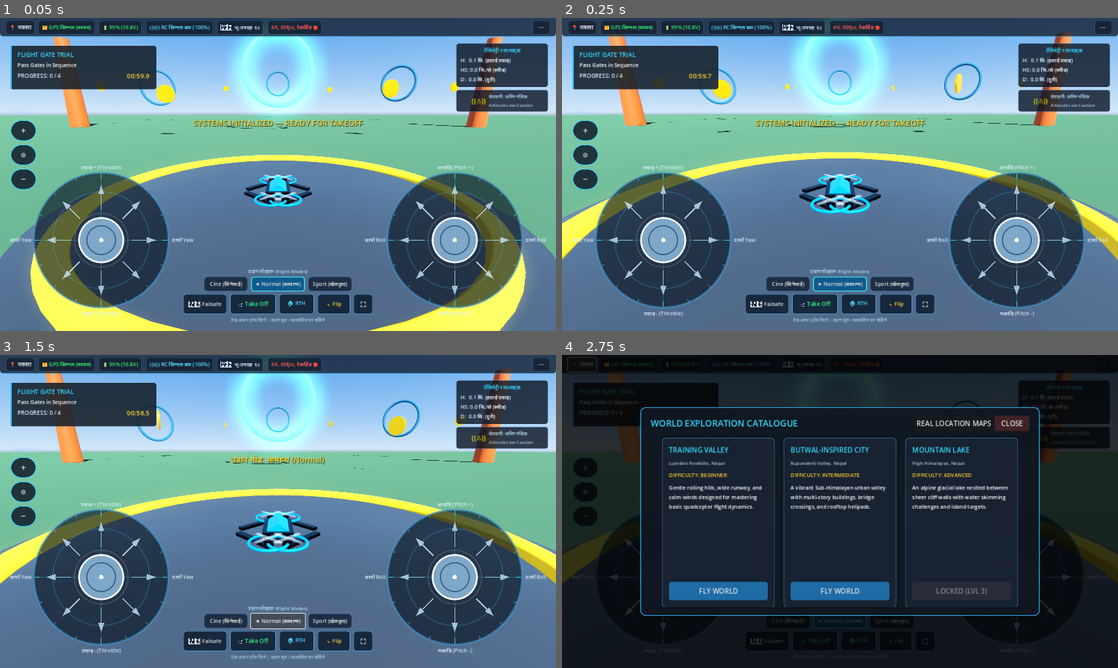
Above: before the commit, frames 1-4 (two rows, left to right).
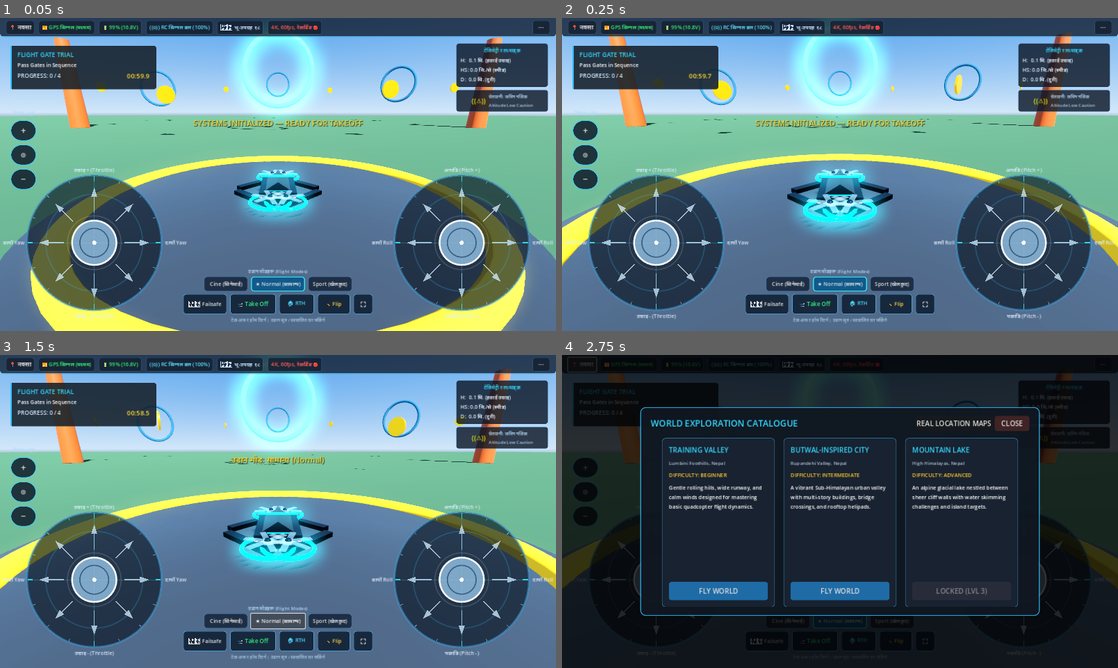
Above: after the commit, the same moments.

Repository: roadofriot/DroneGame
Game: Godot game, scene res://scenes/flight/FlightWorld.tscn
Two runs of this game, one before a commit and one after it. Both use one fixed random seed, a clock stepped at 60 frames per second and the inputs below.
Inputs:
- Up to frame 1 (0.05 s): no input
- Up to frame 2 (0.25 s): no input
- Up to frame 3 (1.5 s): click "★ Normal (सामान्य)" at 0.5 s; click "★ Normal (सामान्य)" at 1.25 s
- Up to frame 4 (2.75 s): click "📍 नक्सा" at 2 s

The runs differ from the first frame. In frame 1, 11% of the frame differs, in the area x 0-100%, y 5-100%; in frame 2, 12%, in the area x 0-100%, y 4-97%; in frame 3, 12%; in frame 4, 1.0%.

Commit message:
feat: rock-solid hover stability, pro futuristic drone model & enlarged animated controller
- FlightPhysics: critically damped PID loops (P=5.5, D=2.8) to eliminate boat-like ocean sway
- FlightPhysics: locked altitude-hold station keeping with active vertical damping
- FlightPhysics: rock-solid GPS-style horizontal braking (4.6x mass) when sticks are centered
- FlightPhysics: realistic atmospheric damping (linear=0.5, angular=2.0)
- QuadcopterRig: complete redesign into high-end carbon stealth quadcopter with tri-blade swept rotors, CNC 3-axis 4K gimbal camera, landing skids, navigation LEDs, and battery status gauge
- VirtualJoystick: enlarged to 370x370px (155px radius) with smooth spring-damped knob animation, glowing halo, compass graduation ticks, and tactile feedback
- FlightHUD: expanded left/right control clusters to 400x390px for comfortable thumb navigation

Diff:
--- a/scenes/drones/QuadcopterRig.tscn
+++ b/scenes/drones/QuadcopterRig.tscn
@@ -1,85 +1,121 @@
-[gd_scene load_steps=18 format=3 uid="uid://c3q4m8r8d1p01"]
+[gd_scene load_steps=26 format=3 uid="uid://c3q4m8r8d1p01"]
 
 [ext_resource type="Script" path="res://scripts/flight/FlightPhysics.gd" id="1_physics"]
 [ext_resource type="Script" path="res://scripts/flight/DroneRig.gd" id="2_rig"]
 [ext_resource type="Script" path="res://scripts/flight/StuntEngine.gd" id="3_stunt"]
 
 [sub_resource type="BoxShape3D" id="BoxShape3D_body"]
-size = Vector3(0.85, 0.22, 0.85)
-
-[sub_resource type="StandardMaterial3D" id="Mat_GraphiteFrame"]
-albedo_color = Color(0.12, 0.14, 0.16, 1)
-metallic = 0.85
-roughness = 0.28
+size = Vector3(1.1, 0.28, 1.1)
+
+[sub_resource type="StandardMaterial3D" id="Mat_CarbonBlack"]
+albedo_color = Color(0.08, 0.09, 0.11, 1)
+metallic = 0.9
+roughness = 0.22
+
+[sub_resource type="StandardMaterial3D" id="Mat_TitaniumFrame"]
+albedo_color = Color(0.2, 0.22, 0.26, 1)
+metallic = 0.95
+roughness = 0.15
 
 [sub_resource type="StandardMaterial3D" id="Mat_CyanAccent"]
-albedo_color = Color(0.05, 0.65, 0.95, 1)
-metallic = 0.7
-roughness = 0.35
+albedo_color = Color(0.0, 0.85, 1.0, 1)
+metallic = 0.8
+roughness = 0.2
 emission_enabled = true
-emission = Color(0.02, 0.4, 0.8, 1)
-emission_energy_multiplier = 0.8
+emission = Color(0.0, 0.85, 1.0, 1)
+emission_energy_multiplier = 3.5
+
+[sub_resource type="StandardMaterial3D" id="Mat_GoldGimbal"]
+albedo_color = Color(0.85, 0.65, 0.25, 1)
+metallic = 0.92
+roughness = 0.2
+
+[sub_resource type="StandardMaterial3D" id="Mat_OpticsGlass"]
+albedo_color = Color(0.02, 0.03, 0.06, 1)
+metallic = 0.98
+roughness = 0.02
 
 [sub_resource type="StandardMaterial3D" id="Mat_RotorDisc"]
 transparency = 1
-albedo_color = Color(0.85, 0.95, 1, 0.35)
-metallic = 0.1
-roughness = 0.1
+albedo_color = Color(0.75, 0.9, 1.0, 0.42)
+metallic = 0.3
+roughness = 0.15
 
 [sub_resource type="StandardMaterial3D" id="Mat_LedGreen"]
-albedo_color = Color(0.1, 1, 0.2, 1)
+albedo_color = Color(0.0, 1.0, 0.35, 1)
 emission_enabled = true
-emission = Color(0.1, 1, 0.2, 1)
-emission_energy_multiplier = 4.0
+emission = Color(0.0, 1.0, 0.35, 1)
+emission_energy_multiplier = 5.0
 
 [sub_resource type="StandardMaterial3D" id="Mat_LedRed"]
-albedo_color = Color(1, 0.1, 0.1, 1)
+albedo_color = Color(1.0, 0.08, 0.12, 1)
 emission_enabled = true
-emission = Color(1, 0.1, 0.1, 1)
-emission_energy_multiplier = 4.0
+emission = Color(1.0, 0.08, 0.12, 1)
+emission_energy_multiplier = 5.0
+
+[sub_resource type="StandardMaterial3D" id="Mat_LedWhite"]
+albedo_color = Color(1.0, 1.0, 1.0, 1)
+emission_enabled = true
+emission = Color(1.0, 1.0, 1.0, 1)
+emission_energy_multiplier = 6.0
 
 [sub_resource type="BoxMesh" id="BoxMesh_Fuselage"]
-material = SubResource("Mat_GraphiteFrame")
-size = Vector3(0.14, 0.06, 0.22)
+material = SubResource("Mat_CarbonBlack")
+size = Vector3(0.18, 0.065, 0.28)
 
 [sub_resource type="PrismMesh" id="PrismMesh_Canopy"]
-material = SubResource("Mat_CyanAccent")
+material = SubResource("Mat_TitaniumFrame")
 left_to_right = 0.5
-size = Vector3(0.12, 0.045, 0.18)
+size = Vector3(0.15, 0.05, 0.22)
 
 [sub_resource type="BoxMesh" id="BoxMesh_Arm"]
-material = SubResource("Mat_GraphiteFrame")
-size = Vector3(0.03, 0.015, 0.22)
+material = SubResource("Mat_CarbonBlack")
+size = Vector3(0.038, 0.02, 0.26)
 
 [sub_resource type="CylinderMesh" id="CylinderMesh_Motor"]
-material = SubResource("Mat_GraphiteFrame")
-top_radius = 0.022
-bottom_radius = 0.022
-height = 0.03
+material = SubResource("Mat_TitaniumFrame")
+top_radius = 0.026
+bottom_radius = 0.026
+height = 0.032
 
 [sub_resource type="TorusMesh" id="TorusMesh_Guard"]
 material = SubResource("Mat_CyanAccent")
-inner_radius = 0.075
-outer_radius = 0.088
+inner_radius = 0.082
+outer_radius = 0.096
 
 [sub_resource type="BoxMesh" id="BoxMesh_PropellerBlade"]
 material = SubResource("Mat_RotorDisc")
-size = Vector3(0.15, 0.003, 0.018)
+size = Vector3(0.17, 0.0035, 0.022)
+
+[sub_resource type="SphereMesh" id="SphereMesh_Spinner"]
+material = SubResource("Mat_TitaniumFrame")
+radius = 0.012
+height = 0.024
+
+[sub_resource type="SphereMesh" id="SphereMesh_GimbalBall"]
+material = SubResource("Mat_TitaniumFrame")
+radius = 0.028
+height = 0.056
+
+[sub_resource type="CylinderMesh" id="CylinderMesh_LensBarrel"]
+material = SubResource("Mat_GoldGimbal")
+top_radius = 0.016
+bottom_radius = 0.018
+height = 0.024
+
+[sub_resource type="CylinderMesh" id="CylinderMesh_Glass"]
+material = SubResource("Mat_OpticsGlass")
+top_radius = 0.014
+bottom_radius = 0.014
+height = 0.005
 
 [sub_resource type="SphereMesh" id="SphereMesh_Led"]
-radius = 0.01
-height = 0.02
-
-[sub_resource type="SphereMesh" id="SphereMesh_GimbalBall"]
-material = SubResource("Mat_GraphiteFrame")
-radius = 0.025
-height = 0.05
-
-[sub_resource type="CylinderMesh" id="CylinderMesh_Lens"]
-material = SubResource("Mat_CyanAccent")
-top_radius = 0.012
-bottom_radius = 0.014
-height = 0.02
+radius = 0.012
+height = 0.024
+
+[sub_resource type="BoxMesh" id="BoxMesh_Skid"]
+material = SubResource("Mat_CarbonBlack")
+size = Vector3(0.018, 0.08, 0.24)
 
 [node name="Quadcopter" type="RigidBody3D" node_paths=PackedStringArray("raycast_ground", "stunt_engine")]
 mass = 1.25
@@ -100,7 +136,7 @@
 target_position = Vector3(0, -50, 0)
 
 [node name="DroneRig" type="Node3D" parent="." node_paths=PackedStringArray("flight_physics", "gimbal_pitch_mount", "gimbal_camera", "prop_fl", "prop_fr", "prop_rl", "prop_rr")]
-transform = Transform3D(2.2, 0, 0, 0, 2.2, 0, 0, 0, 2.2, 0, 0, 0)
+transform = Transform3D(2.5, 0, 0, 0, 2.5, 0, 0, 0, 2.5, 0, 0, 0)
 script = ExtResource("2_rig")
 flight_physics = NodePath("..")
 gimbal_pitch_mount = NodePath("Fuselage/GimbalMount/GimbalPitch")
@@ -114,137 +150,197 @@
 mesh = SubResource("BoxMesh_Fuselage")
 
 [node name="Canopy" type="MeshInstance3D" parent="DroneRig/Fuselage"]
-transform = Transform3D(1, 0, 0, 0, 1, 0, 0, 0, 1, 0, 0.045, 0)
+transform = Transform3D(1, 0, 0, 0, 1, 0, 0, 0, 1, 0, 0.048, -0.01)
 mesh = SubResource("PrismMesh_Canopy")
 
+[node name="CyberStripe" type="MeshInstance3D" parent="DroneRig/Fuselage/Canopy"]
+transform = Transform3D(1, 0, 0, 0, 1, 0, 0, 0, 1, 0, 0.026, 0)
+mesh = SubResource("BoxMesh_PropellerBlade")
+material_override = SubResource("Mat_CyanAccent")
+
 [node name="GimbalMount" type="Node3D" parent="DroneRig/Fuselage"]
-transform = Transform3D(1, 0, 0, 0, 1, 0, 0, 0, 1, 0, -0.04, -0.08)
+transform = Transform3D(1, 0, 0, 0, 1, 0, 0, 0, 1, 0, -0.045, -0.11)
 
 [node name="GimbalBall" type="MeshInstance3D" parent="DroneRig/Fuselage/GimbalMount"]
 mesh = SubResource("SphereMesh_GimbalBall")
 
 [node name="GimbalPitch" type="Node3D" parent="DroneRig/Fuselage/GimbalMount"]
 
-[node name="Lens" type="MeshInstance3D" parent="DroneRig/Fuselage/GimbalMount/GimbalPitch"]
-transform = Transform3D(1, 0, 0, 0, -4.37114e-08, -1, 0, 1, -4.37114e-08, 0, 0, -0.02)
-mesh = SubResource("CylinderMesh_Lens")
+[node name="LensBarrel" type="MeshInstance3D" parent="DroneRig/Fuselage/GimbalMount/GimbalPitch"]
+transform = Transform3D(1, 0, 0, 0, -4.37114e-08, -1, 0, 1, -4.37114e-08, 0, 0, -0.026)
+mesh = SubResource("CylinderMesh_LensBarrel")
+
+[node name="GlassLens" type="MeshInstance3D" parent="DroneRig/Fuselage/GimbalMount/GimbalPitch"]
+transform = Transform3D(1, 0, 0, 0, -4.37114e-08, -1, 0, 1, -4.37114e-08, 0, 0, -0.039)
+mesh = SubResource("CylinderMesh_Glass")
+
+[node name="TallyLED" type="MeshInstance3D" parent="DroneRig/Fuselage/GimbalMount/GimbalPitch"]
+transform = Transform3D(0.4, 0, 0, 0, 0.4, 0, 0, 0, 0.4, 0.016, 0.016, -0.032)
+material_override = SubResource("Mat_LedRed")
+mesh = SubResource("SphereMesh_Led")
 
 [node name="FPVCamera" type="Camera3D" parent="DroneRig/Fuselage/GimbalMount/GimbalPitch"]
-transform = Transform3D(1, 0, 0, 0, 1, 0, 0, 0, 1, 0, 0, -0.04)
+transform = Transform3D(1, 0, 0, 0, 1, 0, 0, 0, 1, 0, 0, -0.045)
 fov = 85.0
 
+[node name="BatteryGauge" type="MeshInstance3D" parent="DroneRig/Fuselage"]
+transform = Transform3D(0.5, 0, 0, 0, 0.3, 0, 0, 0, 0.15, 0, 0.035, 0.12)
+material_override = SubResource("Mat_CyanAccent")
+mesh = SubResource("BoxMesh_PropellerBlade")
+
+[node name="BottomSearchlight" type="MeshInstance3D" parent="DroneRig/Fuselage"]
+transform = Transform3D(0.6, 0, 0, 0, 0.3, 0, 0, 0, 0.6, 0, -0.035, 0)
+material_override = SubResource("Mat_LedWhite")
+mesh = SubResource("SphereMesh_Led")
+
+[node name="LandingSkid_L" type="MeshInstance3D" parent="DroneRig/Fuselage"]
+transform = Transform3D(1, 0, 0, 0, 0.965926, 0.258819, 0, -0.258819, 0.965926, -0.08, -0.05, 0)
+mesh = SubResource("BoxMesh_Skid")
+
+[node name="LandingSkid_R" type="MeshInstance3D" parent="DroneRig/Fuselage"]
+transform = Transform3D(1, 0, 0, 0, 0.965926, -0.258819, 0, 0.258819, 0.965926, 0.08, -0.05, 0)
+mesh = SubResource("BoxMesh_Skid")
+
 [node name="LED_FL" type="MeshInstance3D" parent="DroneRig"]
-transform = Transform3D(1, 0, 0, 0, 1, 0, 0, 0, 1, -0.06, 0, -0.11)
+transform = Transform3D(1, 0, 0, 0, 1, 0, 0, 0, 1, -0.08, 0, -0.14)
+material_override = SubResource("Mat_LedRed")
+mesh = SubResource("SphereMesh_Led")
+
+[node name="LED_FR" type="MeshInstance3D" parent="DroneRig"]
+transform = Transform3D(1, 0, 0, 0, 1, 0, 0, 0, 1, 0.08, 0, -0.14)
 material_override = SubResource("Mat_LedGreen")
 mesh = SubResource("SphereMesh_Led")
 
-[node name="LED_FR" type="MeshInstance3D" parent="DroneRig"]
-transform = Transform3D(1, 0, 0, 0, 1, 0, 0, 0, 1, 0.06, 0, -0.11)
-material_override = SubResource("Mat_LedGreen")
-mesh = SubResource("SphereMesh_Led")
-
 [node name="LED_RL" type="MeshInstance3D" parent="DroneRig"]
-transform = Transform3D(1, 0, 0, 0, 1, 0, 0, 0, 1, -0.06, 0, 0.11)
+transform = Transform3D(1, 0, 0, 0, 1, 0, 0, 0, 1, -0.08, 0, 0.14)
 material_override = SubResource("Mat_LedRed")
 mesh = SubResource("SphereMesh_Led")
 
 [node name="LED_RR" type="MeshInstance3D" parent="DroneRig"]
-transform = Transform3D(1, 0, 0, 0, 1, 0, 0, 0, 1, 0.06, 0, 0.11)
+transform = Transform3D(1, 0, 0, 0, 1, 0, 0, 0, 1, 0.08, 0, 0.14)
 material_override = SubResource("Mat_LedRed")
 mesh = SubResource("SphereMesh_Led")
 
 [node name="Arm_FL" type="Node3D" parent="DroneRig"]
-transform = Transform3D(0.707107, 0, -0.707107, 0, 1, 0, 0.707107, 0, 0.707107, -0.11, 0, -0.11)
+transform = Transform3D(0.707107, 0, -0.707107, 0, 1, 0, 0.707107, 0, 0.707107, -0.12, 0, -0.12)
 
 [node name="ArmMesh" type="MeshInstance3D" parent="DroneRig/Arm_FL"]
 mesh = SubResource("BoxMesh_Arm")
 
 [node name="Motor" type="MeshInstance3D" parent="DroneRig/Arm_FL"]
-transform = Transform3D(1, 0, 0, 0, 1, 0, 0, 0, 1, 0, 0.015, -0.1)
+transform = Transform3D(1, 0, 0, 0, 1, 0, 0, 0, 1, 0, 0.016, -0.12)
 mesh = SubResource("CylinderMesh_Motor")
 
 [node name="Guard" type="MeshInstance3D" parent="DroneRig/Arm_FL"]
-transform = Transform3D(1, 0, 0, 0, 1, 0, 0, 0, 1, 0, 0.015, -0.1)
+transform = Transform3D(1, 0, 0, 0, 1, 0, 0, 0, 1, 0, 0.016, -0.12)
 mesh = SubResource("TorusMesh_Guard")
 
 [node name="PropFL" type="Node3D" parent="DroneRig/Arm_FL"]
-transform = Transform3D(1, 0, 0, 0, 1, 0, 0, 0, 1, 0, 0.035, -0.1)
+transform = Transform3D(1, 0, 0, 0, 1, 0, 0, 0, 1, 0, 0.038, -0.12)
+
+[node name="Spinner" type="MeshInstance3D" parent="DroneRig/Arm_FL/PropFL"]
+mesh = SubResource("SphereMesh_Spinner")
 
 [node name="Blade1" type="MeshInstance3D" parent="DroneRig/Arm_FL/PropFL"]
 mesh = SubResource("BoxMesh_PropellerBlade")
 
 [node name="Blade2" type="MeshInstance3D" parent="DroneRig/Arm_FL/PropFL"]
-transform = Transform3D(-4.37114e-08, 0, 1, 0, 1, 0, -1, 0, -4.37114e-08, 0, 0, 0)
+transform = Transform3D(-0.5, 0, 0.866025, 0, 1, 0, -0.866025, 0, -0.5, 0, 0, 0)
+mesh = SubResource("BoxMesh_PropellerBlade")
+
+[node name="Blade3" type="MeshInstance3D" parent="DroneRig/Arm_FL/PropFL"]
+transform = Transform3D(-0.5, 0, -0.866025, 0, 1, 0, 0.866025, 0, -0.5, 0, 0, 0)
 mesh = SubResource("BoxMesh_PropellerBlade")
 
 [node name="Arm_FR" type="Node3D" parent="DroneRig"]
-transform = Transform3D(0.707107, 0, 0.707107, 0, 1, 0, -0.707107, 0, 0.707107, 0.11, 0, -0.11)
+transform = Transform3D(0.707107, 0, 0.707107, 0, 1, 0, -0.707107, 0, 0.707107, 0.12, 0, -0.12)
 
 [node name="ArmMesh" type="MeshInstance3D" parent="DroneRig/Arm_FR"]
 mesh = SubResource("BoxMesh_Arm")
 
 [node name="Motor" type="MeshInstance3D" parent="DroneRig/Arm_FR"]
-transform = Transform3D(1, 0, 0, 0, 1, 0, 0, 0, 1, 0, 0.015, -0.1)
+transform = Transform3D(1, 0, 0, 0, 1, 0, 0, 0, 1, 0, 0.016, -0.12)
 mesh = SubResource("CylinderMesh_Motor")
 
 [node name="Guard" type="MeshInstance3D" parent="DroneRig/Arm_FR"]
-transform = Transform3D(1, 0, 0, 0, 1, 0, 0, 0, 1, 0, 0.015, -0.1)
+transform = Transform3D(1, 0, 0, 0, 1, 0, 0, 0, 1, 0, 0.016, -0.12)
 mesh = SubResource("TorusMesh_Guard")
 
 [node name="PropFR" type="Node3D" parent="DroneRig/Arm_FR"]
-transform = Transform3D(1, 0, 0, 0, 1, 0, 0, 0, 1, 0, 0.035, -0.1)
+transform = Transform3D(1, 0, 0, 0, 1, 0, 0, 0, 1, 0, 0.038, -0.12)
+
+[node name="Spinner" type="MeshInstance3D" parent="DroneRig/Arm_FR/PropFR"]
+mesh = SubResource("SphereMesh_Spinner")
 
 [node name="Blade1" type="MeshInstance3D" parent="DroneRig/Arm_FR/PropFR"]
 mesh = SubResource("BoxMesh_PropellerBlade")
 
 [node name="Blade2" type="MeshInstance3D" parent="DroneRig/Arm_FR/PropFR"]
-transform = Transform3D(-4.37114e-08, 0, 1, 0, 1, 0, -1, 0, -4.37114e-08, 0, 0, 0)
+transform = Transform3D(-0.5, 0, 0.866025, 0, 1, 0, -0.866025, 0, -0.5, 0, 0, 0)
+mesh = SubResource("BoxMesh_PropellerBlade")
+
+[node name="Blade3" type="MeshInstance3D" parent="DroneRig/Arm_FR/PropFR"]
+transform = Transform3D(-0.5, 0, -0.866025, 0, 1, 0, 0.866025, 0, -0.5, 0, 0, 0)
 mesh = SubResource("BoxMesh_PropellerBlade")
 
 [node name="Arm_RL" type="Node3D" parent="DroneRig"]
-transform = Transform3D(-0.707107, 0, -0.707107, 0, 1, 0, 0.707107, 0, -0.707107, -0.11, 0, 0.11)
+transform = Transform3D(-0.707107, 0, -0.707107, 0, 1, 0, 0.707107, 0, -0.707107, -0.12, 0, 0.12)
 
 [node name="ArmMesh" type="MeshInstance3D" parent="DroneRig/Arm_RL"]
 mesh = SubResource("BoxMesh_Arm")
 
 [node name="Motor" type="MeshInstance3D" parent="DroneRig/Arm_RL"]
-transform = Transform3D(1, 0, 0, 0, 1, 0, 0, 0, 1, 0, 0.015, -0.1)
+transform = Transform3D(1, 0, 0, 0, 1, 0, 0, 0, 1, 0, 0.016, -0.12)
 mesh = SubResource("CylinderMesh_Motor")
 
 [node name="Guard" type="MeshInstance3D" parent="DroneRig/Arm_RL"]
-transform = Transform3D(1, 0, 0, 0, 1, 0, 0, 0, 1, 0, 0.015, -0.1)
+transform = Transform3D(1, 0, 0, 0, 1, 0, 0, 0, 1, 0, 0.016, -0.12)
 mesh = SubResource("TorusMesh_Guard")
 
 [node name="PropRL" type="Node3D" parent="DroneRig/Arm_RL"]
-transform = Transform3D(1, 0, 0, 0, 1, 0, 0, 0, 1, 0, 0.035, -0.1)
+transform = Transform3D(1, 0, 0, 0, 1, 0, 0, 0, 1, 0, 0.038, -0.12)
+
+[node name="Spinner" type="MeshInstance3D" parent="DroneRig/Arm_RL/PropRL"]
+mesh = SubResource("SphereMesh_Spinner")
 
 [node name="Blade1" type="MeshInstance3D" parent="DroneRig/Arm_RL/PropRL"]
 mesh = SubResource("BoxMesh_PropellerBlade")
 
 [node name="Blade2" type="MeshInstance3D" parent="DroneRig/Arm_RL/PropRL"]
-transform = Transform3D(-4.37114e-08, 0, 1, 0, 1, 0, -1, 0, -4.37114e-08, 0, 0, 0)
+transform = Transform3D(-0.5, 0, 0.866025, 0, 1, 0, -0.866025, 0, -0.5, 0, 0, 0)
+mesh = SubResource("BoxMesh_PropellerBlade")
+
+[node name="Blade3" type="MeshInstance3D" parent="DroneRig/Arm_RL/PropRL"]
+transform = Transform3D(-0.5, 0, -0.866025, 0, 1, 0, 0.866025, 0, -0.5, 0, 0, 0)
 mesh = SubResource("BoxMesh_PropellerBlade")
 
 [node name="Arm_RR" type="Node3D" parent="DroneRig"]
-transform = Transform3D(-0.707107, 0, 0.707107, 0, 1, 0, -0.707107, 0, -0.707107, 0.11, 0, 0.11)
+transform = Transform3D(-0.707107, 0, 0.707107, 0, 1, 0, -0.707107, 0, -0.707107, 0.12, 0, 0.12)
 
 [node name="ArmMesh" type="MeshInstance3D" parent="DroneRig/Arm_RR"]
 mesh = SubResource("BoxMesh_Arm")
 
 [node name="Motor" type="MeshInstance3D" parent="DroneRig/Arm_RR"]
-transform = Transform3D(1, 0, 0, 0, 1, 0, 0, 0, 1, 0, 0.015, -0.1)
+transform = Transform3D(1, 0, 0, 0, 1, 0, 0, 0, 1, 0, 0.016, -0.12)
 mesh = SubResource("CylinderMesh_Motor")
 
 [node name="Guard" type="MeshInstance3D" parent="DroneRig/Arm_RR"]
-transform = Transform3D(1, 0, 0, 0, 1, 0, 0, 0, 1, 0, 0.015, -0.1)
+transform = Transform3D(1, 0, 0, 0, 1, 0, 0, 0, 1, 0, 0.016, -0.12)
 mesh = SubResource("TorusMesh_Guard")
 
 [node name="PropRR" type="Node3D" parent="DroneRig/Arm_RR"]
-transform = Transform3D(1, 0, 0, 0, 1, 0, 0, 0, 1, 0, 0.035, -0.1)
+transform = Transform3D(1, 0, 0, 0, 1, 0, 0, 0, 1, 0, 0.038, -0.12)
+
+[node name="Spinner" type="MeshInstance3D" parent="DroneRig/Arm_RR/PropRR"]
+mesh = SubResource("SphereMesh_Spinner")
 
 [node name="Blade1" type="MeshInstance3D" parent="DroneRig/Arm_RR/PropRR"]
 mesh = SubResource("BoxMesh_PropellerBlade")
 
 [node name="Blade2" type="MeshInstance3D" parent="DroneRig/Arm_RR/PropRR"]
-transform = Transform3D(-4.37114e-08, 0, 1, 0, 1, 0, -1, 0, -4.37114e-08, 0, 0, 0)
-mesh = SubResource("BoxMesh_PropellerBlade")
+transform = Transform3D(-0.5, 0, 0.866025, 0, 1, 0, -0.866025, 0, -0.5, 0, 0, 0)
+mesh = SubResource("BoxMesh_PropellerBlade")
+
+[node name="Blade3" type="MeshInstance3D" parent="DroneRig/Arm_RR/PropRR"]
+transform = Transform3D(-0.5, 0, -0.866025, 0, 1, 0, 0.866025, 0, -0.5, 0, 0, 0)
+mesh = SubResource("BoxMesh_PropellerBlade")
--- a/scenes/ui/FlightHUD.tscn
+++ b/scenes/ui/FlightHUD.tscn
@@ -260,14 +260,14 @@
 anchors_preset = 2
 anchor_top = 1.0
 anchor_bottom = 1.0
-offset_top = -300.0
-offset_right = 320.0
+offset_top = -390.0
+offset_right = 400.0
 grow_vertical = 0
-theme_override_constants/margin_left = 48
-theme_override_constants/margin_bottom = 24
+theme_override_constants/margin_left = 32
+theme_override_constants/margin_bottom = 16
 
 [node name="LeftJoystick" type="Control" parent="LeftCluster"]
-custom_minimum_size = Vector2(260, 260)
+custom_minimum_size = Vector2(370, 370)
 layout_mode = 2
 script = ExtResource("2_joystick")
 stick_name = "THROTTLE / YAW"
@@ -447,15 +447,15 @@
 anchor_top = 1.0
 anchor_right = 1.0
 anchor_bottom = 1.0
-offset_left = -320.0
-offset_top = -300.0
+offset_left = -400.0
+offset_top = -390.0
 grow_horizontal = 0
 grow_vertical = 0
-theme_override_constants/margin_right = 48
-theme_override_constants/margin_bottom = 24
+theme_override_constants/margin_right = 32
+theme_override_constants/margin_bottom = 16
 
 [node name="RightJoystick" type="Control" parent="RightCluster"]
-custom_minimum_size = Vector2(260, 260)
+custom_minimum_size = Vector2(370, 370)
 layout_mode = 2
 script = ExtResource("2_joystick")
 stick_name = "PITCH / ROLL"
Not shown, changed: build/android/mindsparq_drone_simulator.apk
Not shown, changed: build/android/mindsparq_drone_simulator.apk.idsig
